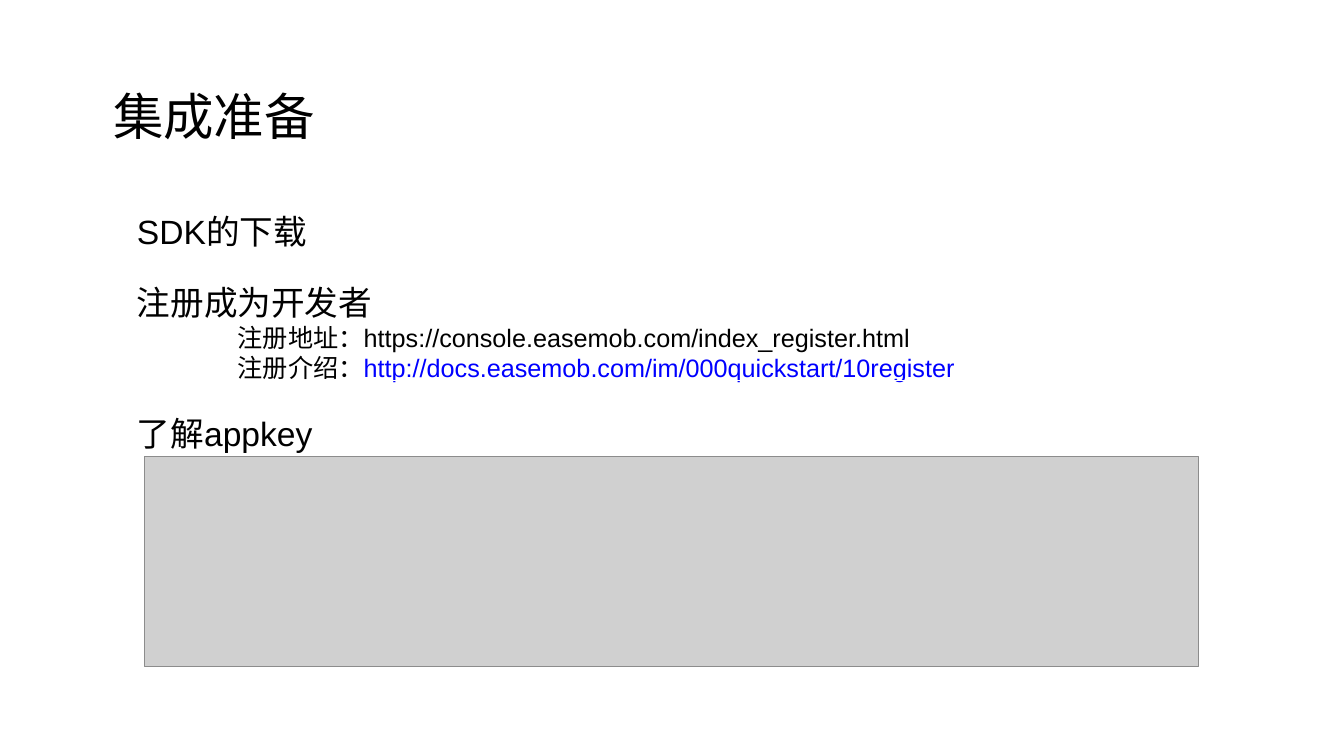
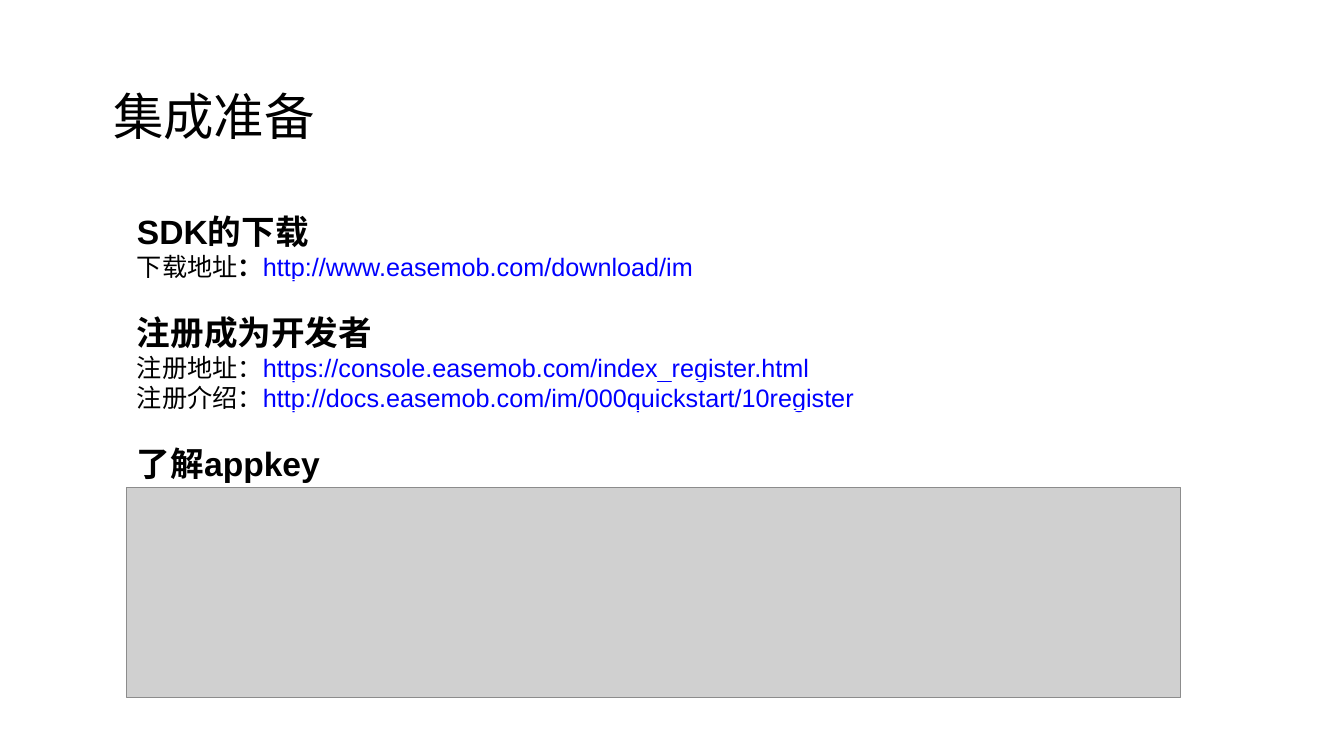
Before and after one commit to lzan13/EaseChat, a slide deck: slide 3 of EaseChat.pptx. Drawn at 1344x756 pixels with LibreOffice and Linux fonts; fonts in the diff are those of the drawing; grey boxes stand for pictures. Boxes give left, top, right and bottom in pixels: in the first picture for what was removed or moved away, otherwise in the second. Text is boxed around its words. In the diff, an @@ line names an element or a change of style, - is before the commit and + after.

Commit message:
feat:更新 sdk 为远程引用方式，适当调整项目
	- 更新 README.md 说明，添加了部分地址
	- 更新 ppt 文档

```diff
--- a/EaseChat.pptx
+++ b/EaseChat.pptx
@@ text at [137, 218, 809, 483]: bold on in "SDK的下载", "注册成为开发者", "了解appkey"; text colour #000000 to #0000FF, underline on in "注册地址：https://console.easemob.com/index_register.html" @@
@@ text at [137, 254, 693, 282]: paragraph added @@
+下载地址：http://www.easemob.com/download/im
@@ picture: place and size @@
-picture at [144, 457, 1199, 666]
+picture at [127, 487, 1182, 697]
```
Also in this commit, not shown: 4 other slides changed, 17 other files.
